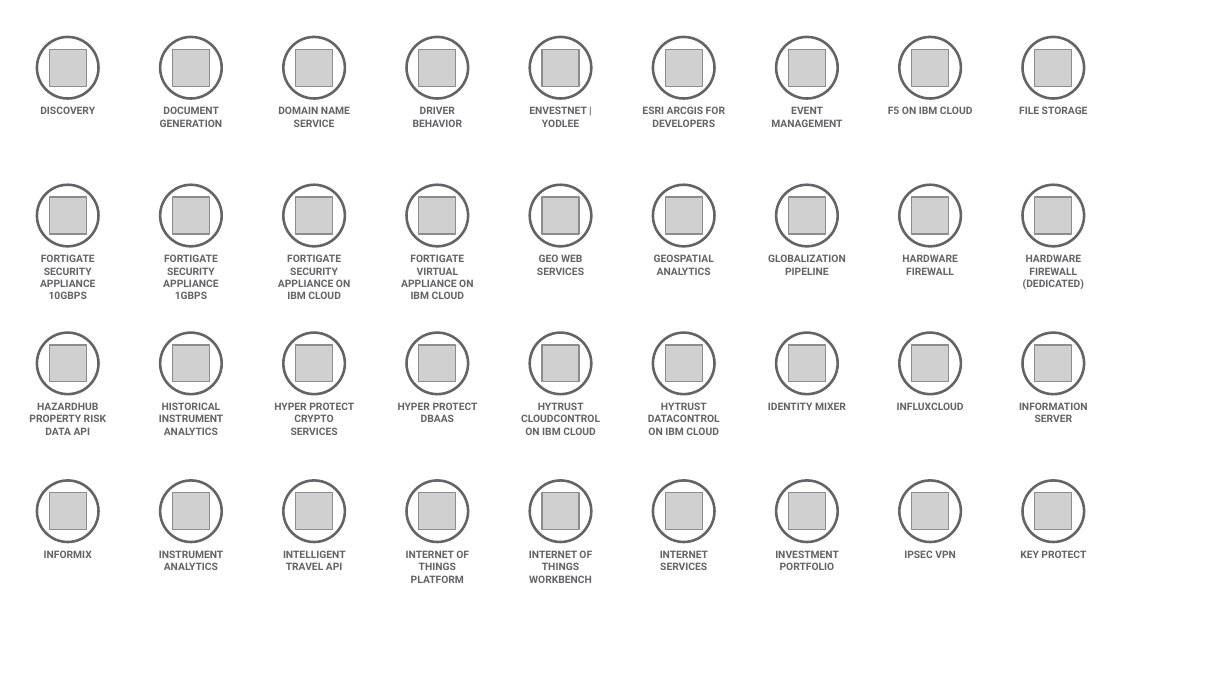
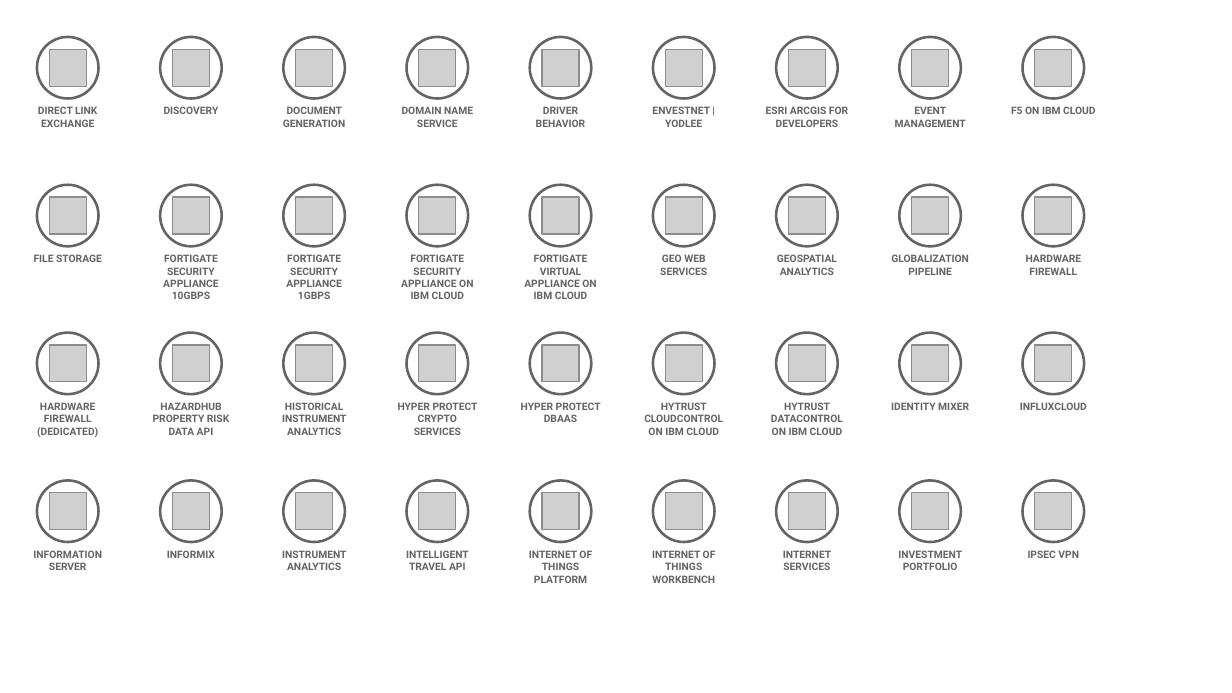
Before and after one commit to l2fprod/myarchitecture, a slide deck: slide 5 of mycatalog-architecture-diagram-template.pptx. Drawn at 1232x693 pixels with LibreOffice and Linux fonts; fonts in the diff are those of the drawing; grey boxes stand for pictures. Boxes give left, top, right and bottom in pixels: in the first picture for what was removed or moved away, otherwise in the second. Text is boxed around its words. In the diff, an @@ line names an element or a change of style, - is before the commit and + after.

```diff
--- a/mycatalog-architecture-diagram-template.pptx
+++ b/mycatalog-architecture-diagram-template.pptx
@@ text added at [38,106,97,127], 6 pt, text #646365, bold @@
+DIRECT LINK EXCHANGE
@@ text removed at [1019,106,1088,114] @@
-FILE STORAGE
@@ text at [34,254,102,262]: text changed @@
-FORTIGATE SECURITY APPLIANCE 10GBPS
+FILE STORAGE
@@ text at [163,254,218,299]: text changed @@
-FORTIGATE SECURITY APPLIANCE 1GBPS
+FORTIGATE SECURITY APPLIANCE 10GBPS
@@ text at [286,254,341,299]: text changed @@
-FORTIGATE SECURITY APPLIANCE ON IBM CLOUD
+FORTIGATE SECURITY APPLIANCE 1GBPS
@@ text at [401,254,473,299]: text changed @@
-FORTIGATE VIRTUAL APPLIANCE ON IBM CLOUD
+FORTIGATE SECURITY APPLIANCE ON IBM CLOUD
@@ text added at [524,254,596,299], 6 pt, text #646365, bold @@
+FORTIGATE VIRTUAL APPLIANCE ON IBM CLOUD
@@ text at [1026,254,1082,275]: text changed @@
-HARDWARE FIREWALL (DEDICATED)
+HARDWARE FIREWALL
@@ text at [37,402,98,437]: text changed @@
-HARDWARE FIREWALL
+HARDWARE FIREWALL (DEDICATED)
@@ text removed at [274,402,354,435] @@
-HYPER PROTECT CRYPTO SERVICES
@@ text at [398,402,478,435]: text changed @@
-HYPER PROTECT DBAAS
+HYPER PROTECT CRYPTO SERVICES
@@ text at [521,402,601,422]: text changed @@
-HYTRUST CLOUDCONTROL ON IBM CLOUD
+HYPER PROTECT DBAAS
@@ text at [644,402,723,435]: text changed @@
-HYTRUST DATACONTROL ON IBM CLOUD
+HYTRUST CLOUDCONTROL ON IBM CLOUD
@@ text added at [771,402,843,435], 6 pt, text #646365, bold @@
+HYTRUST DATACONTROL ON IBM CLOUD
@@ text "INFORMATION SERVER": place and size @@
-text "INFORMATION SERVER" at [1019,402,1088,422]
+text "INFORMATION SERVER" at [33,550,102,570]
@@ 21 texts: place and size @@
-21 texts at [29,106,973,570]
+21 texts at [153,106,1096,570]
@@ text at [529,550,592,583]: text changed @@
-INTERNET OF THINGS WORKBENCH
+INTERNET OF THINGS PLATFORM
@@ text at [652,550,716,583]: text changed @@
-INTERNET OF THINGS PLATFORM
+INTERNET OF THINGS WORKBENCH
@@ text removed at [1020,550,1086,558] @@
-KEY PROTECT
```
Also in this commit, not shown: 16 other slides changed, 1 slide added, 1 slide removed.
